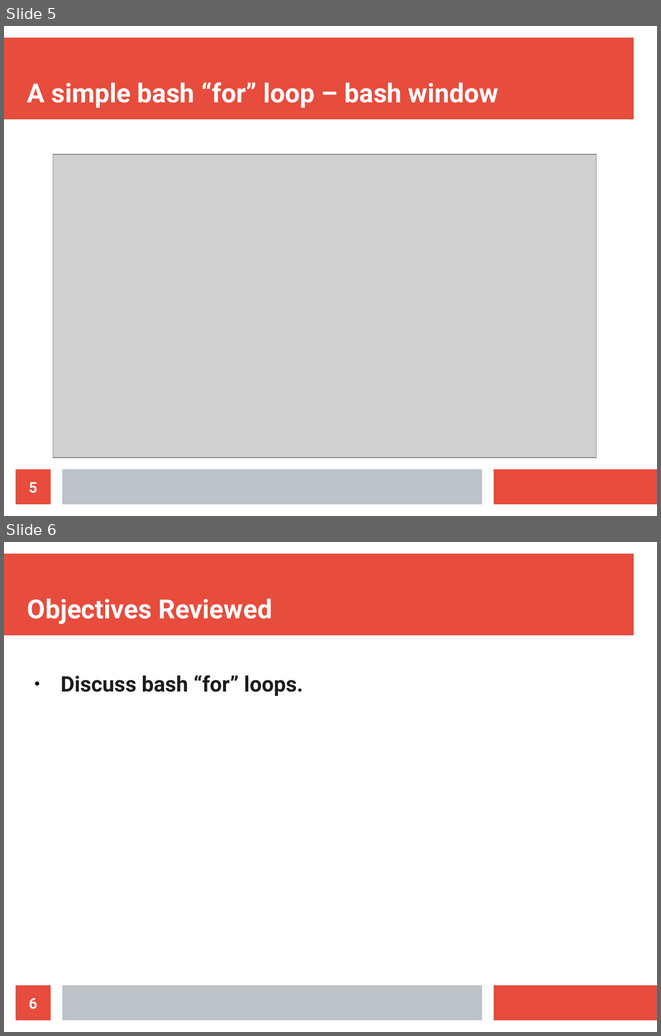
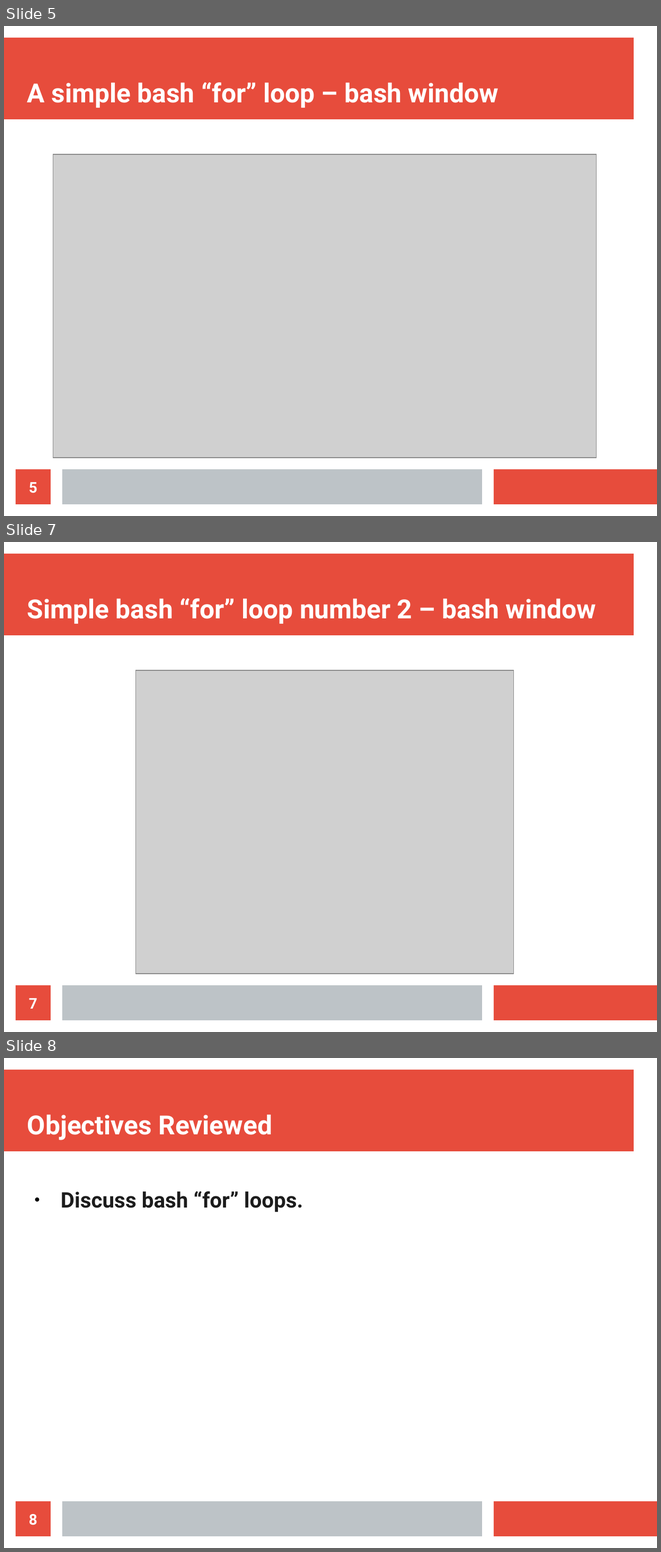
Before and after one commit to RexDjere/RHCSA, a slide deck: lectures/bash/bash_for_loops1.odp. Shown one above the other, each under a label of ours: slides 5 and 6 before the commit, slides 5, 7 and 8 after it; the slides between them are not shown. The pictures are 661x1036 and 661x1552 pixels, drawn with LibreOffice and Linux fonts; fonts in the diff are those of the drawing; grey boxes stand for pictures. Boxes give left, top, right and bottom in pixels: in the first picture for what was removed or moved away, otherwise in the second. Text is boxed around its words. In the diff, an @@ line names an element or a change of style, - is before the commit and + after.

Commit message:
Improved Bash Shell "For" Loops - Lecture 1.

```diff
--- a/lectures/bash/bash_for_loops1.odp
+++ b/lectures/bash/bash_for_loops1.odp
@@ slide 7 added at (x1=4, y1=542, x2=657, y2=1032), background #FFFFFF; not listed: 3 template elements that a slide beside it also shows @@
@@ title added at (x1=27, y1=598, x2=596, y2=624), 32 pt, text #FFFFFF, bold @@
+Simple bash “for” loop number 2 – bash window
@@ picture added at (x1=135, y1=671, x2=513, y2=974) @@
@@ page number added at (x1=16, y1=985, x2=51, y2=1020), fill #E74C3C, 18 pt, text #FFFFFF, bold @@
+7
@@ what was slide 6 is now slide 8 @@
@@ page number at (x1=29, y1=1514, x2=37, y2=1525): text changed @@
-6
+8
```
Also in this commit, not shown: 1 other slide added.
